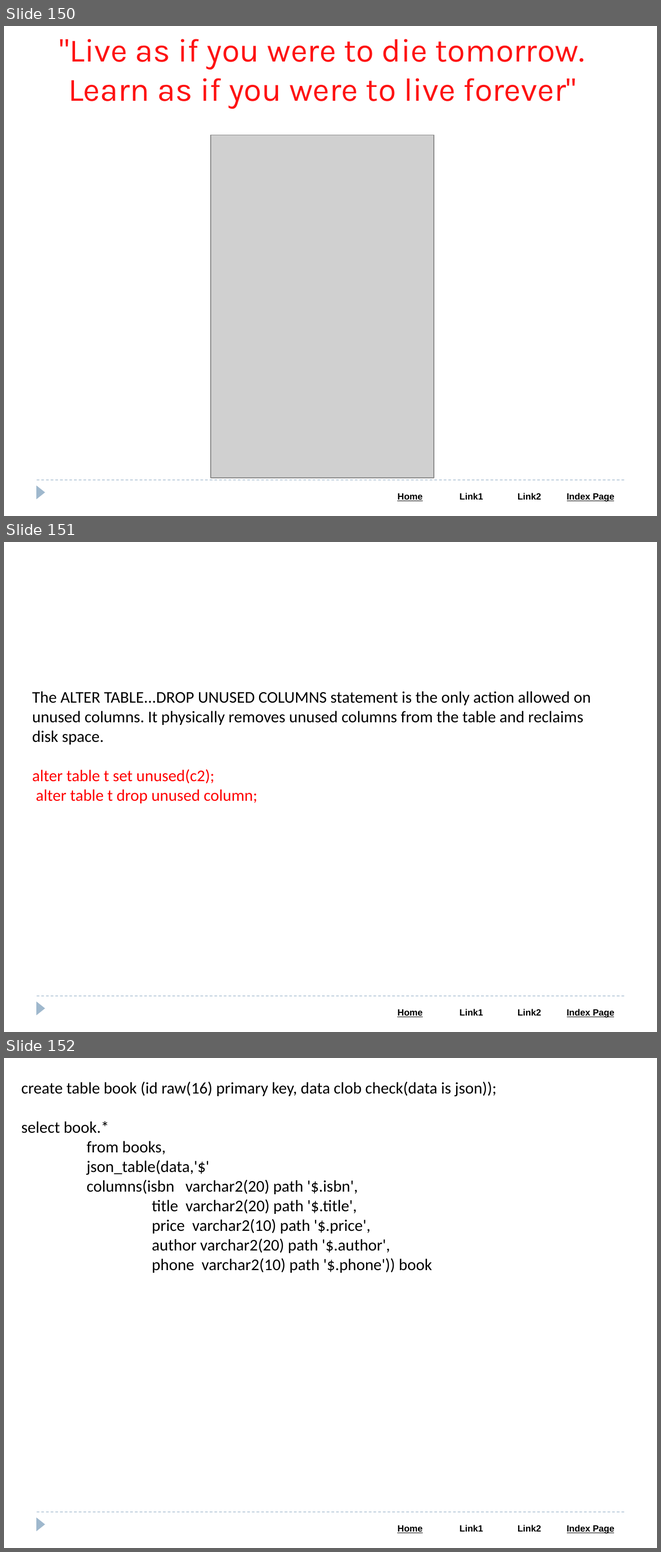
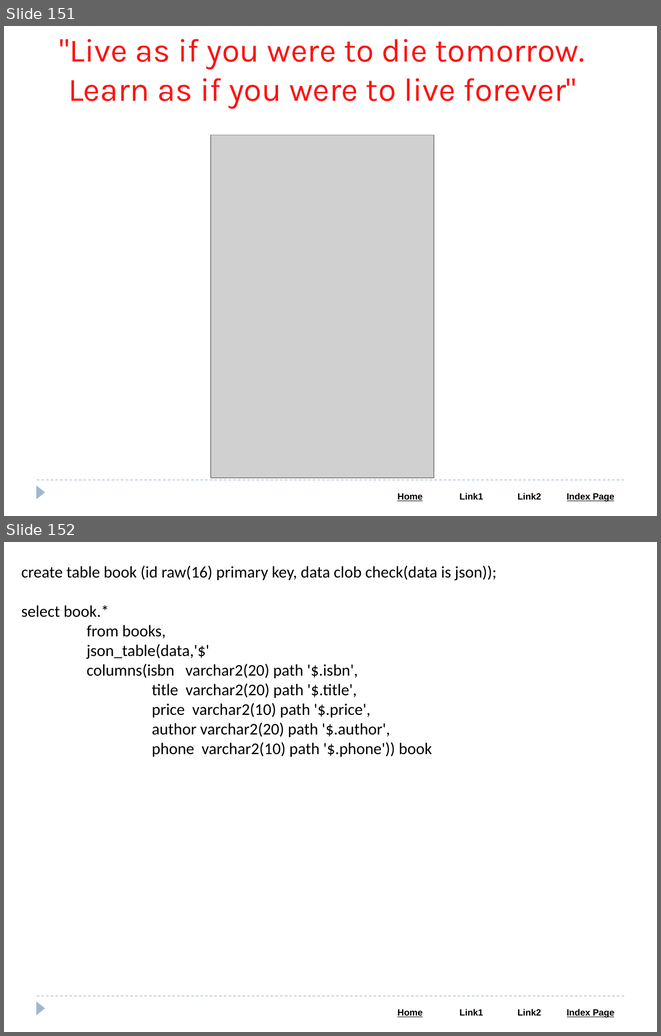
Before and after one commit to Saleel-Bagde/PPT-s, a slide deck: MongoDB PPT.pptx. Shown one above the other, each under a label of ours: slides 150, 151 and 152 before the commit, slides 151 and 152 after it. The pictures are 661x1552 and 661x1036 pixels, drawn with LibreOffice and Linux fonts; fonts in the diff are those of the drawing; grey boxes stand for pictures. Boxes give left, top, right and bottom in pixels: in the first picture for what was removed or moved away, otherwise in the second. Text is boxed around its words. In the diff, an @@ line names an element or a change of style, - is before the commit and + after.

```diff
--- a/MongoDB PPT.pptx
+++ b/MongoDB PPT.pptx
@@ slide 151 removed at [4, 542, 657, 1032], background #FFFFFF; not listed: 3 template elements that a slide beside it also shows @@
@@ text removed at [32, 691, 591, 803] @@
-The ALTER TABLE...DROP UNUSED COLUMNS statement is the only action allowed on unused columns. It physically removes unused columns from the table and reclaims disk space.
-alter table t set unused(c2);
-alter table t drop unused column;
@@ what was slide 150 is now slide 151 @@
```
Also in this commit, not shown: 7 slides changed, 1 slide added.
